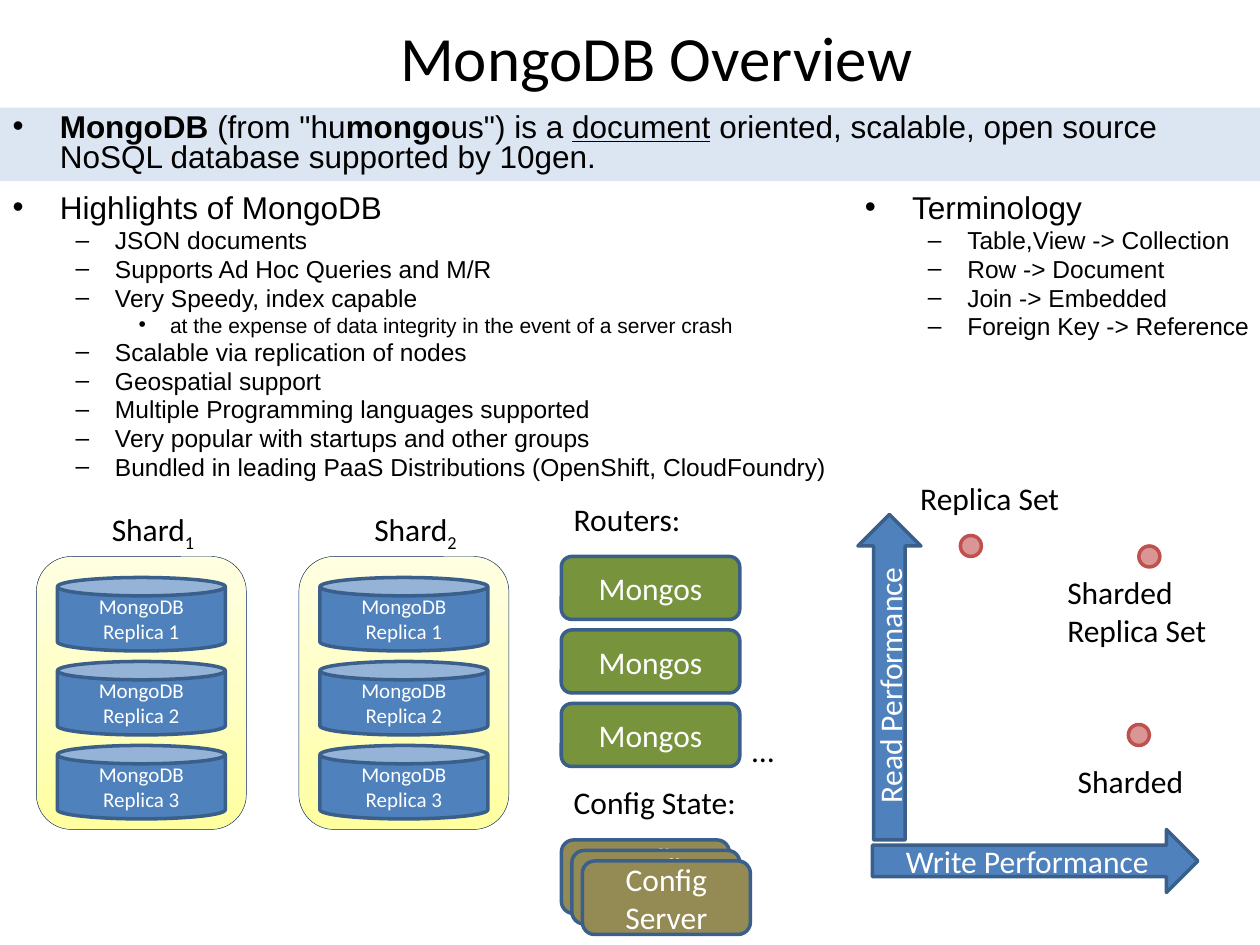
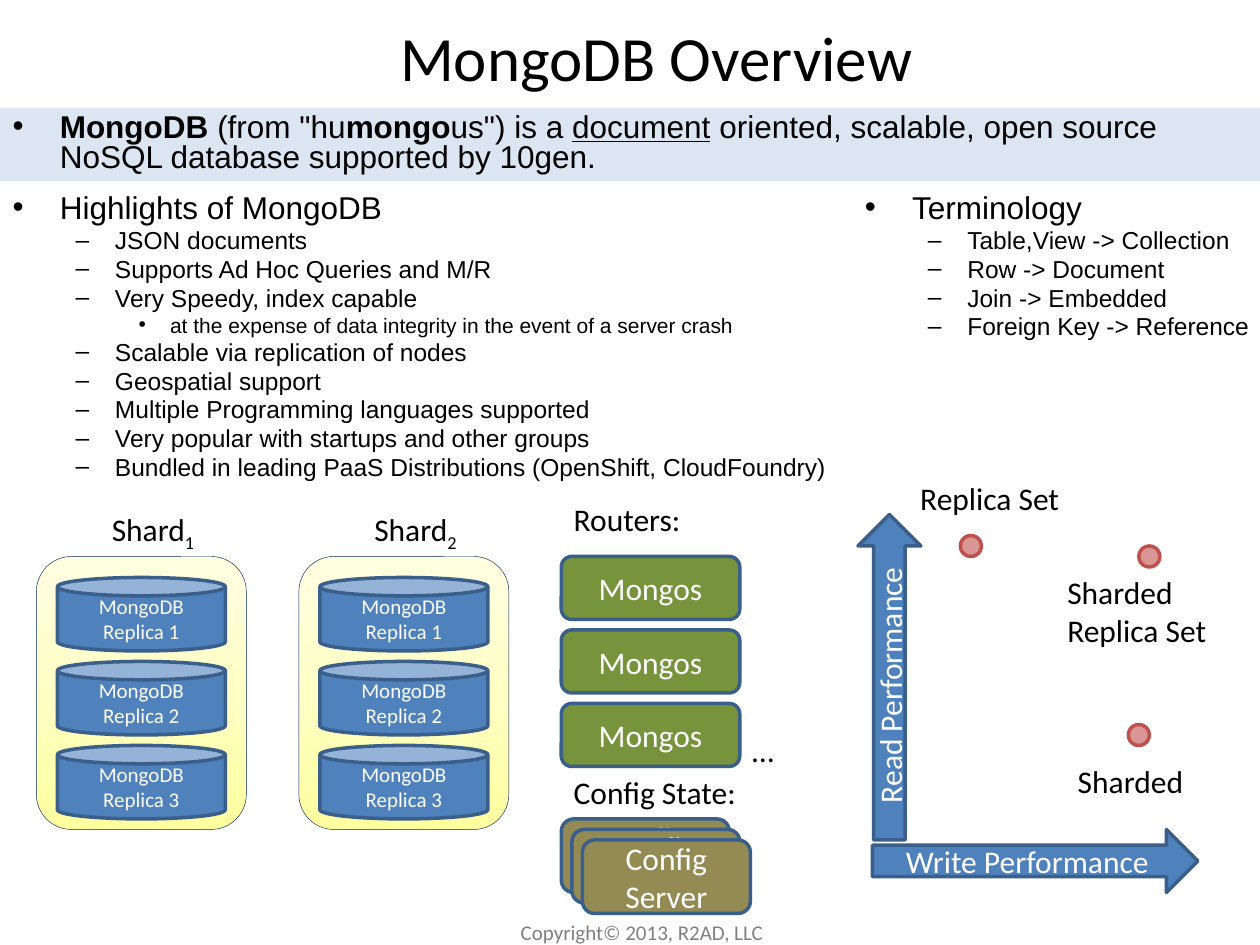
Before and after one commit to r2ad/planeBigData, a slide deck: slide 4 of nosql/mongodb/MongoDB-Introduction-R2AD-23July2013.pptx. Drawn at 1260x945 pixels with LibreOffice and Linux fonts; fonts in the diff are those of the drawing. Boxes give left, top, right and bottom in pixels: in the first picture for what was removed or moved away, otherwise in the second. Text is boxed around its words. In the diff, an @@ line names an element or a change of style, - is before the commit and + after.

Commit message:
Added copyright to slides.  Yes, they are free to use for non commercial purposes.

```diff
--- a/nosql/mongodb/MongoDB-Introduction-R2AD-23July2013.pptx
+++ b/nosql/mongodb/MongoDB-Introduction-R2AD-23July2013.pptx
@@ text "Config State:": place and size @@
-text "Config State:" at (574, 792, 736, 820)
+text "Config State:" at (574, 782, 736, 810)
@@ 3 rounded rectangles: place and size @@
-3 rounded rectangles at (562, 840, 750, 934)
+3 rounded rectangles at (562, 819, 750, 914)
@@ text added at (521, 925, 763, 944), 12 pt, text #808080 @@
+Copyright© 2013, R2AD, LLC
```
Also in this commit, not shown: 24 other slides changed, 1 other file.
